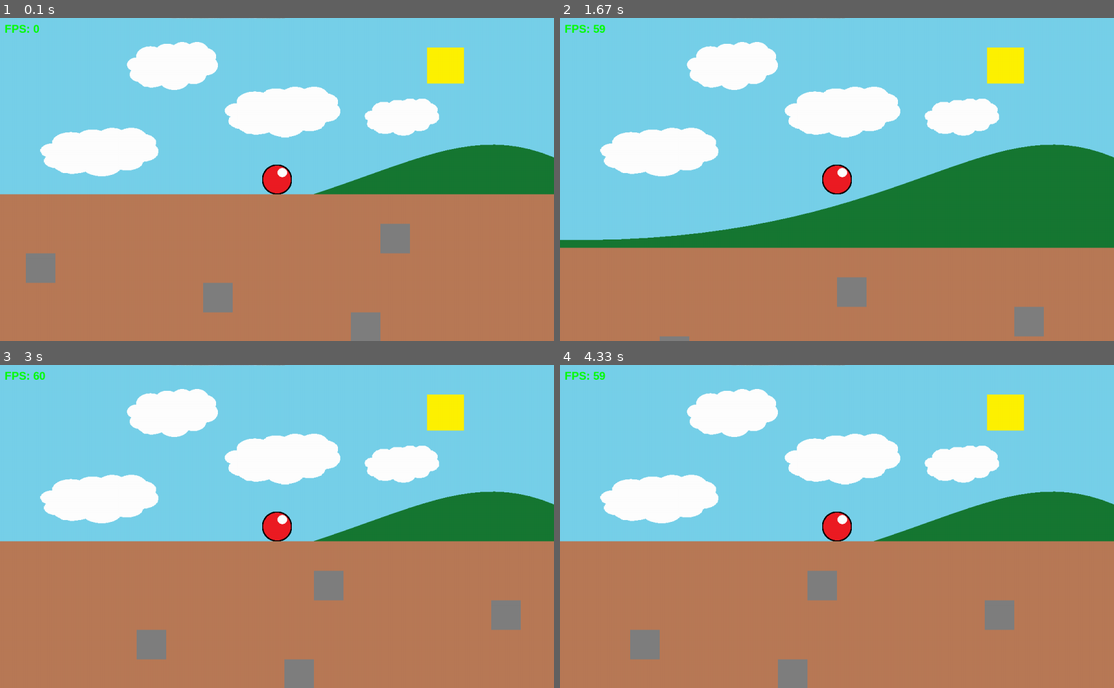
Above: before the commit, frames 1-4 (two rows, left to right).
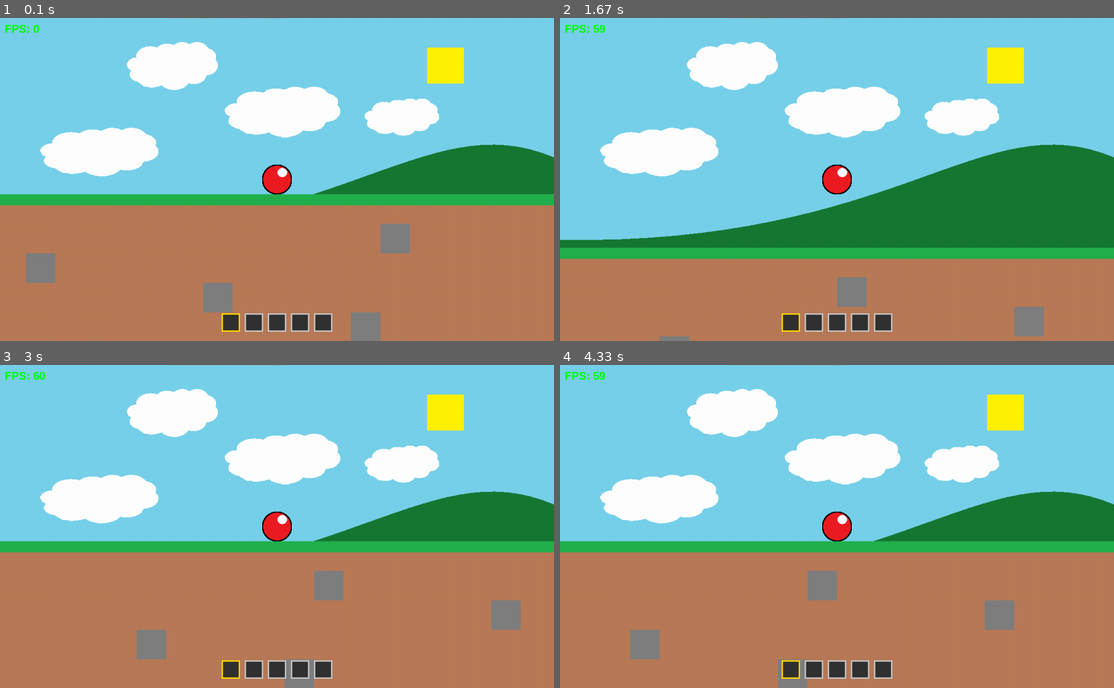
Above: after the commit, the same moments.

Repository: somogyiandrasistvan/pygame_1
Game: pygame game, started from game.py
Same seed, same stepped clock (60 frames per second), same inputs: the game is played once before the commit and once after it.
Inputs (mouse positions are in pixels of both pictures, inside the frame that each line leads up to):
- Up to frame 1 (0.1 s): no input
- Up to frame 2 (1.67 s): click (837, 179) at 0.38 s; click (842, 202) at 0.72 s; hold D 1-1.47 s; hold W from 1.5 s (still down)
- Up to frame 3 (3 s): release W at 1.8 s; hold D 1.83-2.3 s; hold A 2.33-2.87 s; hold A from 2.9 s (still down)
- Up to frame 4 (4.33 s): release A at 3.3 s; hold W 3.33-3.7 s; hold D from 3.73 s (still down)

The runs differ from the first frame. In frame 1, 4.6% of the frame differs, in the area x 0-100%, y 54-98%; in frame 2, 4.6%; in frame 3, 4.6%; in frame 4, 4.6%.

Commit message:
block kiutes, inventory stb

Diff:
--- a/game.py
+++ b/game.py
@@ -2,6 +2,9 @@
 from settings import screen_width, screen_height, map, tile_size, level_width, level_height
 from world import World
 from camera import Camera
+
+import math
+
 
 pygame.init()
 screen = pygame.display.set_mode((screen_width, screen_height))
@@ -14,25 +17,74 @@
 
 world = World(screen, map)
 
+def mouse_pos():
+    mouse_x, mouse_y = pygame.mouse.get_pos()
+    world_x = mouse_x + camera.x
+    world_y = mouse_y + camera.y
+    grid_x = world_x // 64
+    grid_y = world_y // 64
+    x = grid_x * 64
+    y = grid_y * 64
+    return (x, y)
+
+def is_in_build_zone(x, y):
+    valid_x = 0 <= x < (level_width / 2)
+    valid_y = (level_height / 2) <= y < level_height
+    in_default_frame = valid_x and valid_y
+
+    grid_x = int(x // 64)
+    grid_y = int(y // 64)
+
+    special_tile = False
+    if 0 <= grid_y < len(map) and 0 <= grid_x < len(map[grid_y]):
+        if map[grid_y][grid_x] == "-":
+            special_tile = True
+
+    return in_default_frame or special_tile
+
+
+def is_in_reach(target_x, target_y, player_rect, max_blocks=2):
+    player_grid_x = player_rect.centerx // 64
+    player_grid_y = player_rect.centery // 64
+
+    target_grid_x = target_x // 64
+    target_grid_y = target_y // 64
+
+    # Euklideszi távolság
+    distance = math.hypot(target_grid_x - player_grid_x, target_grid_y - player_grid_y)
+
+    return distance <= (max_blocks + 0.5)
 
 x_active = False
 running = True
 while running:
+    dt = clock.tick(60) / 1000
     keys = pygame.key.get_pressed()
     screen.blit(background, (0, 0))
     for event in pygame.event.get():
         if event.type == pygame.QUIT:
             running = False
 
+        if event.type == pygame.MOUSEBUTTONDOWN:
+            pos = mouse_pos()
+            if is_in_build_zone(pos[0], pos[1]) and is_in_reach(pos[0], pos[1], world.get_player().rect, max_blocks=2):
+                if event.button == 3:
+                    selected_item = world.get_player().get_inventory().get_selected_item
+                    if selected_item is not None:
+                        world.add_tile(pos, selected_item)
+                elif event.button == 1:
+                    world.delete_tile(pos)
 
 
-    world.run(camera)
+    world.run(camera, dt)
 
+
+    world.get_player().get_inventory().draw(screen)
 
     current_fps = clock.get_fps()
     fps_text = font.render(f"FPS: {int(current_fps)}", True, (0, 255, 0))
     screen.blit(fps_text, (10, 10))
     pygame.display.update()
-    clock.tick(60)
+
 
 pygame.quit()
--- /dev/null
+++ b/inventory.py
@@ -0,0 +1,84 @@
+import pygame
+
+
+class Inventory:
+    def __init__(self):
+        self.size = 5
+        self.slots = [{"item": None, "count": 0, "category": None} for _ in range(self.size)]
+        self.selected_slot = 0
+#----------AI--------
+        self.slot_size = 40
+        self.padding = 10
+        self.font = pygame.font.Font(None, 24)
+# --------------------
+
+    def add_item(self, item, category):
+        for slot in self.slots:
+            if slot["item"] == item:
+                slot["count"] += 1
+                return True
+        for slot in self.slots:
+            if slot["item"] is None:
+                slot["item"] = item
+                slot["count"] = 1
+                slot["category"] = category
+                return True
+
+
+        return False
+
+    def remove_item(self, item):
+        for slot in self.slots:
+            if slot["item"] == item:
+                slot["count"] -= 1
+                if slot["count"] <= 0:
+                    slot["item"] = None
+                    slot["count"] = 0
+                    slot["category"] = None
+                return True
+        return False
+
+    def get_selected_item(self):
+        return self.slots[self.selected_slot]["item"]
+
+    def get_selected_item_category(self):
+        return self.slots[self.selected_slot]["category"]
+
+
+    def draw(self, surface):
+        total_width = self.size * (self.slot_size + self.padding) - self.padding
+        start_x = (surface.get_width() - total_width) // 2
+        start_y = surface.get_height() - self.slot_size - 20
+
+        for i, slot in enumerate(self.slots):
+            x = start_x + i * (self.slot_size + self.padding)
+            y = start_y
+
+            rect = pygame.Rect(x, y, self.slot_size, self.slot_size)
+
+            # Háttér rajzolása
+            pygame.draw.rect(surface, (50, 50, 50), rect)
+
+            # Keret: ha ez a kiválasztott slot, sárga, amúgy fehér
+            color = (
+                (255, 215, 0) if i == self.selected_slot else (200, 200, 200)
+            )
+            pygame.draw.rect(surface, color, rect, 3)
+
+            # Tárgy név / ikon kirajzolása
+            if slot["item"] is not None:
+                # 1. Kép betöltése
+                name = slot["item"]
+                category = slot["category"]
+                picture = pygame.image.load(f"img/{category}s/{name}.png").convert_alpha()
+
+                picture = pygame.transform.scale(picture, (20, 20))
+
+                # 2. Kép kirajzolása közvetlenül
+                surface.blit(picture, (x + 10, y + 10))
+
+                # 3. Darabszám kiírása a jobb alsó sarokba
+                count_surface = self.font.render(
+                    str(slot["count"]), True, (255, 255, 0)
+                )
+                surface.blit(count_surface, (x + 22, y + 22))
--- a/player.py
+++ b/player.py
@@ -1,5 +1,5 @@
 import pygame
-
+from inventory import Inventory
 
 class Player(pygame.sprite.Sprite):
     def __init__(self, pos):
@@ -13,7 +13,7 @@
         self.jump_speed = -16
         self.on_ground = True
         self.knockback_timer = 0
-
+        self.inventory = Inventory()
         self.hp = 10
 
     def damage(self):
@@ -46,3 +46,6 @@
 
     def update(self):
         self.get_input()
+
+    def get_inventory(self):
+        return self.inventory
--- /dev/null
+++ b/tiles/drops.py
@@ -0,0 +1,39 @@
+import math
+
+import pygame
+
+
+class Drop(pygame.sprite.Sprite):
+    def __init__(self, size, x, y):
+        super().__init__()
+        self.image = pygame.Surface((size, size))
+        self.x = x + 16
+        self.y = y + 24
+        self.rect = self.image.get_rect(topleft=(self.x, self.y))
+
+        self.ido = 0
+
+    def update(self, dt):
+        self.ido += dt
+        self.rect.centery = self.y + math.sin(self.ido * 3) * 4
+
+
+
+
+class Block(Drop):
+    def __init__(self, size, x, y, name, db):
+        super().__init__(size, x, y)
+        self.size = size
+        self.name = name
+        self.db = db
+        loaded_image = pygame.image.load(f"img/drops/{name}_block.png").convert_alpha()
+        self.image = pygame.transform.scale(loaded_image, (size, size))
+
+
+class Seed(Drop):
+    def __init__(self, size, x, y, name):
+        super().__init__(size, x, y)
+        self.size = size
+        self.name = name
+        loaded_image = pygame.image.load(f"img/drops/{name}_seed.png").convert_alpha()
+        self.image = pygame.transform.scale(loaded_image, (size, size))
--- a/tiles/tiles.py
+++ b/tiles/tiles.py
@@ -6,14 +6,35 @@
         super().__init__()
         self.image = pygame.Surface((size, size))
         self.rect = self.image.get_rect(topleft=(x, y))
+        self.hp = 5
         self.x = x
         self.y = y
+
+    def damage(self):
+        self.hp -= 1
+        return self.hp <= 0
+
+
 
 
 class Foreground(Tile):
     def __init__(self, size, x, y, name):
         super().__init__(size, x, y)
         self.size = size
+        self.name = name
+        loaded_image = pygame.image.load(f"img/tiles/foreground/{name}.png").convert_alpha()
+        self.image = pygame.transform.scale(loaded_image, (size, size))
+
+    def change_type(self, new_type):
+        loaded_image = pygame.image.load(f"img/tiles/foreground/{new_type}.png").convert_alpha()
+        self.image = pygame.transform.scale(loaded_image, (self.size, self.size))
+
+
+
+class Background(Tile):
+    def __init__(self, size, x, y, name):
+        super().__init__(size, x, y)
+        self.size = size
 
         loaded_image = pygame.image.load(f"img/tiles/foreground/{name}.png").convert_alpha()
         self.image = pygame.transform.scale(loaded_image, (size, size))
--- a/world.py
+++ b/world.py
@@ -1,6 +1,9 @@
+from random import random
+
 import pygame
 from settings import tile_size
 from player import Player
+from tiles.drops import Block
 from tiles.tiles import Foreground
 
 
@@ -10,8 +13,10 @@
 
         self.player = pygame.sprite.GroupSingle()
         self.tiles = pygame.sprite.Group()
+        self.drops = pygame.sprite.Group()
+        self.setup_world(map)
 
-        self.setup_world(map)
+
 
 
     def setup_world(self, map):
@@ -29,8 +34,9 @@
                     self.tiles.add(Foreground(tile_size, x, y, "rock"))
                 if cell == '3':
                     self.tiles.add(Foreground(tile_size, x, y, "lava"))
+        self.update_grass_tiles()
 
-    def run(self, camera):
+    def run(self, camera,dt):
         self.player.update()
         self.horizontal_movement_collision()
         self.vertical_movement_collision()
@@ -41,7 +47,27 @@
 
         for sprite in self.tiles.sprites():
             self.display_surface.blit(sprite.image,camera.apply(sprite.rect))
+
+        for sprite in self.drops.sprites():
+            self.display_surface.blit(sprite.image, camera.apply(sprite.rect))
+        self.drops.update(dt)
         self.display_surface.blit(player.image,camera.apply(player.rect))
+
+
+
+
+    def delete_tile(self, pos):
+        for tile in self.tiles:
+            if tile.x == pos[0] and tile.y == pos[1]:
+                if tile.damage():
+                    self.tiles.remove(tile)
+                    self.update_grass_tiles(pos[0], pos[1])
+                    self.drops.add(Block(tile_size // 2, pos[0], pos[1], tile.name, 1))
+
+
+
+
+
 
 
     def horizontal_movement_collision(self):
@@ -68,3 +94,40 @@
                 elif player.direction.y < 0:
                     player.rect.top = sprite.rect.bottom
                     player.direction.y = 0
+
+
+    def update_grass_tiles(self, target_x=None, target_y=None):
+        # Összes blokk koordinátáinak kigyűjtése gyors kereséshez (O(1))
+        occupied_tiles = {(t.x, t.y): t for t in self.tiles}
+
+        def refresh_tile(t):
+            if t and t.name in ("dirt", "dirt_2"):
+                # Megnézzük, van-e blokk közvetlenül felette (y - tile_size)
+                tile_above = occupied_tiles.get((t.x, t.y - tile_size))
+                has_dirt_above = tile_above is not None #and tile_above.category == "block"
+                if not has_dirt_above:
+                    t.change_type("dirt_2")
+                else:
+                    t.change_type("dirt")
+
+        # 1. eset: Target=Have
+        if target_x is not None and target_y is not None:
+            current_tile = next((t for t in self.tiles if t.x == target_x and t.y == target_y), None)
+            below_tile = next((t for t in self.tiles if t.x == target_x and t.y == target_y + tile_size), None)
+            refresh_tile(current_tile)
+            refresh_tile(below_tile)
+
+
+        # 2. eset: Target=None
+        else:
+            for tile in self.tiles:
+                refresh_tile(tile)
+
+    def get_player(self):
+        return self.player.sprite
+
+
+   #def block_drop(drop_chance=0.5, min_amount=1, max_amount=3):
+   #    if random.random() < drop_chance:
+   #        return random.randint(min_amount, max_amount)
+   #    return 0
Binary file added: img/drops/dirt_block.png
